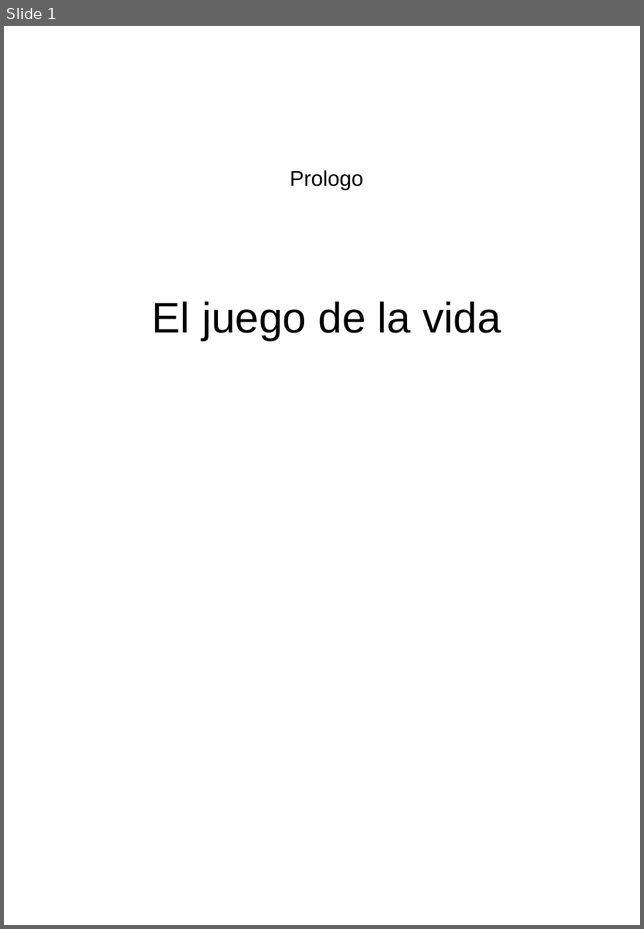
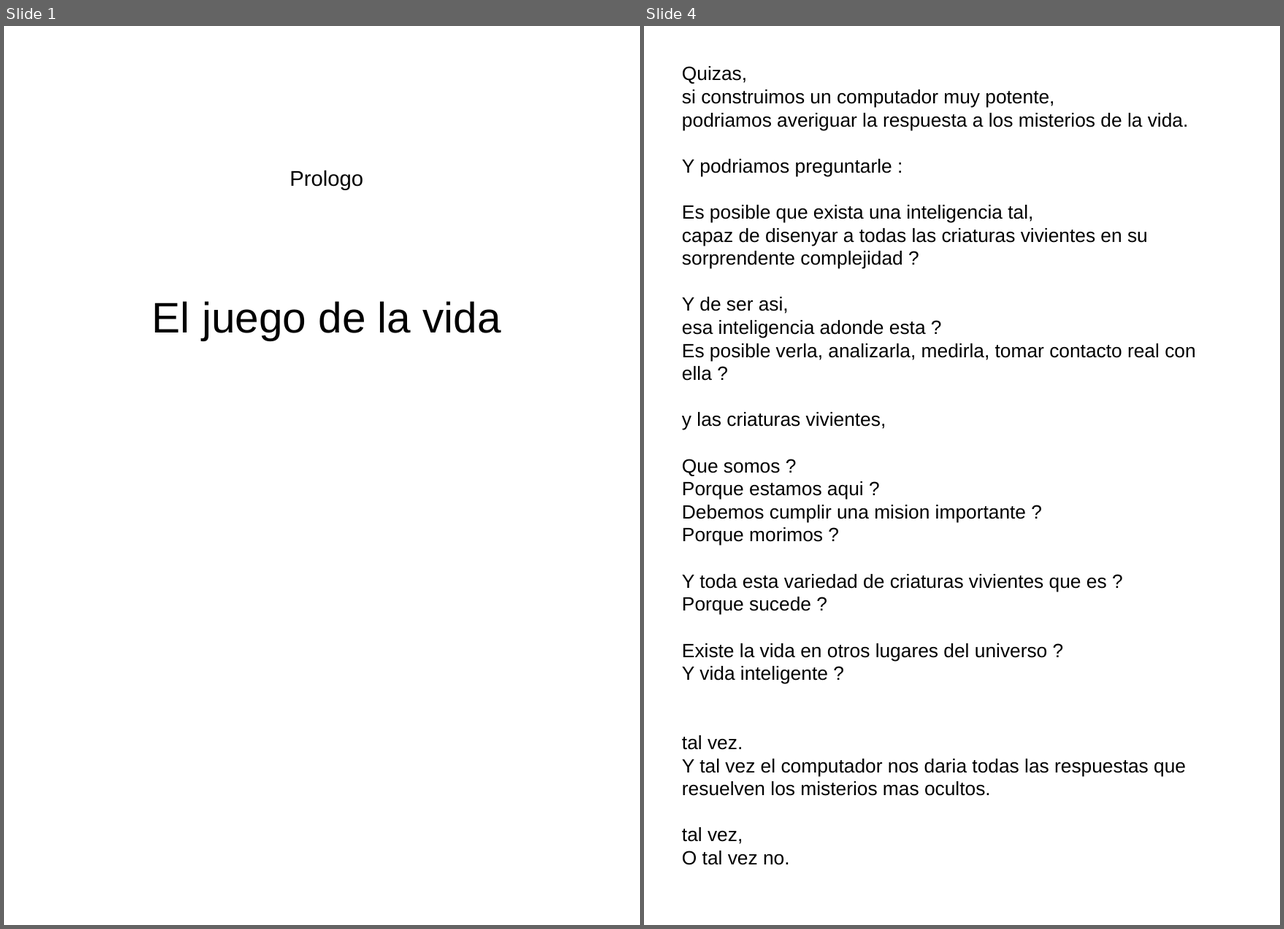
Before and after one commit to fabhrius/La-Cosa, a slide deck: capitulos/Prologo/Prologo.odp. Shown side by side, each under a label of ours: slide 1 before the commit, slides 1 and 4 after it; the slides between them are not shown. The pictures are 644x929 and 1284x929 pixels, drawn with LibreOffice and Linux fonts; fonts in the diff are those of the drawing. Boxes give left, top, right and bottom in pixels: in the first picture for what was removed or moved away, otherwise in the second. Text is boxed around its words. In the diff, an @@ line names an element or a change of style, - is before the commit and + after.

```diff
--- a/capitulos/Prologo/Prologo.odp
+++ b/capitulos/Prologo/Prologo.odp
@@ slide 4 added at box(644, 26, 1280, 925), background #FFFFFF @@
@@ text added at box(682, 66, 1195, 796), 18 pt, text #000000 @@
+Quizas,
+si construimos un computador muy potente,
+podriamos averiguar la respuesta a los misterios de la vida.
+Y podriamos preguntarle :
+Es posible que exista una inteligencia tal,
+capaz de disenyar a todas las criaturas vivientes en su sorprendente complejidad ?
+Y de ser asi,
+esa inteligencia adonde esta ?
+Es posible verla, analizarla, medirla, tomar contacto real con ella ?
+y las criaturas vivientes,
+Que somos ?
+Porque estamos aqui ?
+Debemos cumplir una mision importante ?
+Porque morimos ?
+Y toda esta variedad de criaturas vivientes que es ?
+Porque sucede ?
+Existe la vida en otros lugares del universo ?
+Y vida inteligente ?
+tal vez.
+Y tal vez el computador nos daria todas las respuestas que resuelven los misterios mas ocultos.
+tal vez,
+O tal vez no.
```
Also in this commit, not shown: 3 other slides added, 3 slides removed, 2 other files.
